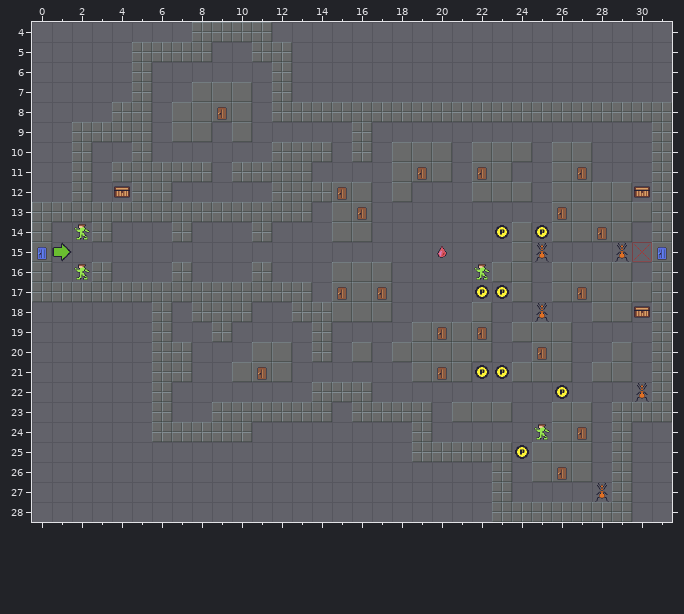
Tiled map: tiled/city.tmx. That is the earlier state.
Cells are 32x32 px. Shown: x 0..31, y 4..28.
The same view after the edit:
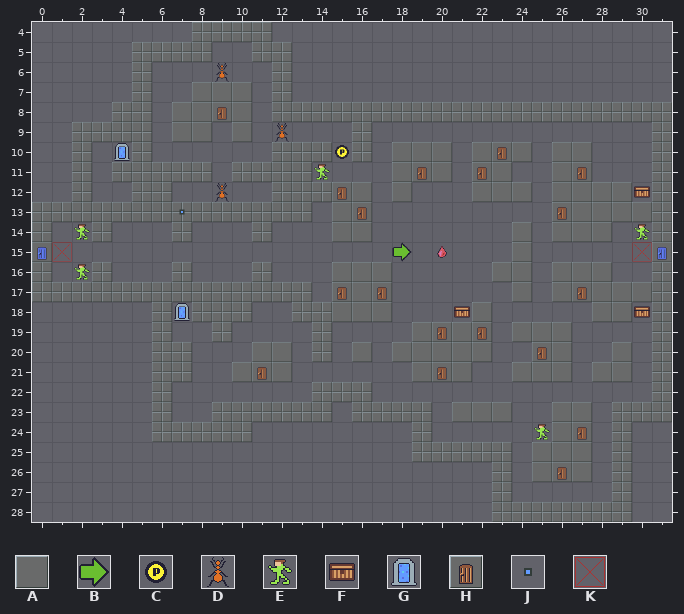
Key: from "MainTiles": A 0 "Wall", B 3 "Player", C 6 "StaticProp", D 7 "Enemy", E 13 "NPC", F 16 "Chest", G 17 "Portal", H 20 "Door", J 22 "Button", K 33 "EnemyBlocker".
_ is an empty cell.
Objects are placed by their top-left corner, in cells (3,4 is the top-left corner of cell 3,4); size is 1x1 cell unless given.
Changes in this commit:
Layer "Walls":
Tile A is added in row 14 at x 28.
Tile A is gone in row 14 at x 29; in row 16 at x 29.
Layer "Object Layer 1":
Object D "Enemy" at 28,27 becomes D "Enemy" at 9,6.
Object D "Enemy" at 25,18 becomes D "Enemy" at 12,9.
Object H "Door" at 28,14 becomes H "Door" at 23,10.
Object C "StaticProp" at 23,17 becomes C "StaticProp" at 15,10.
Object E "NPC" at 22,16 becomes E "NPC" at 14,11.
Object D "Enemy" at 30,22 becomes D "Enemy" at 9,12.
Object B "Player" at 1,15 becomes B "Player" at 18,15.
Object F "Chest" at 4,12 becomes F "Chest" at 21,18.
A new object: G "Portal" at 4,10.
A new object: J "Button" at 7,13.
A new object: E "NPC" at 30,14.
A new object: K "EnemyBlocker" at 1,15.
A new object: G "Portal" at 7,18.
Object C "StaticProp" at 25,14 is removed.
Object C "StaticProp" at 23,14 is removed.
Object D "Enemy" at 25,15 is removed.
Object D "Enemy" at 29,15 is removed.
Object C "StaticProp" at 22,17 is removed.
Object C "StaticProp" at 23,21 is removed.
Object C "StaticProp" at 22,21 is removed.
Object C "StaticProp" at 26,22 is removed.
Object C "StaticProp" at 24,25 is removed.
